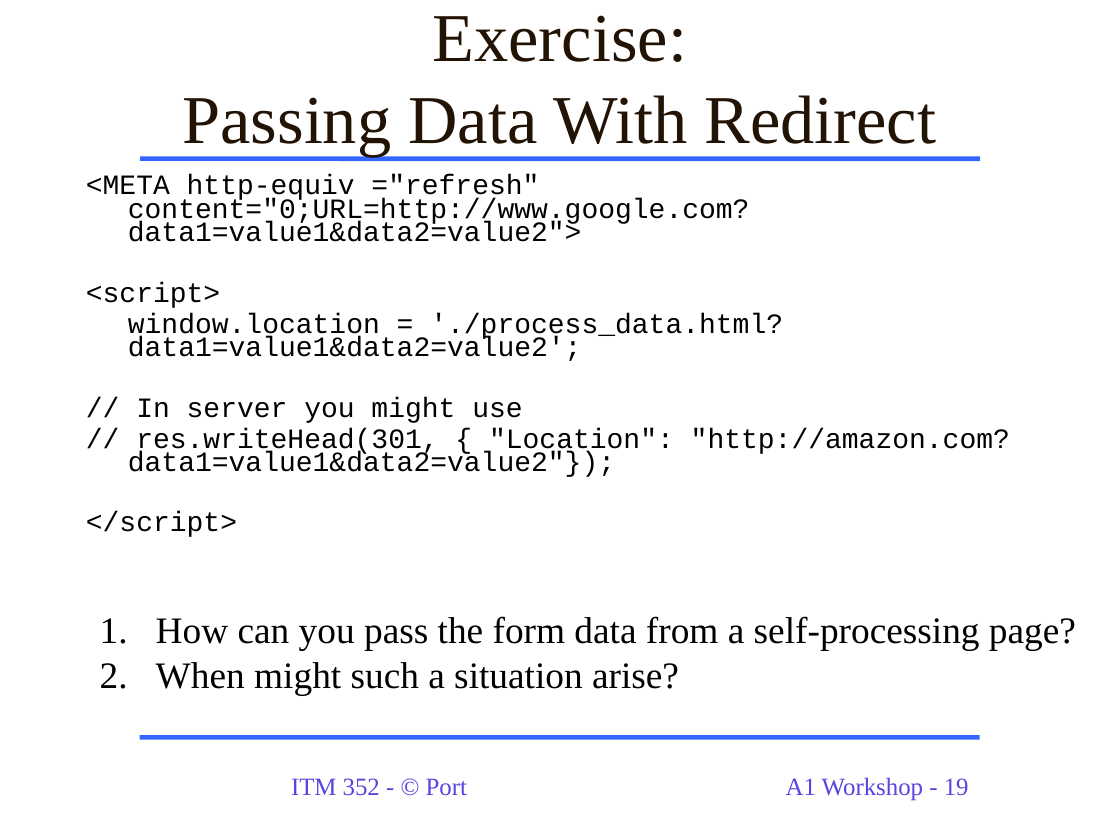
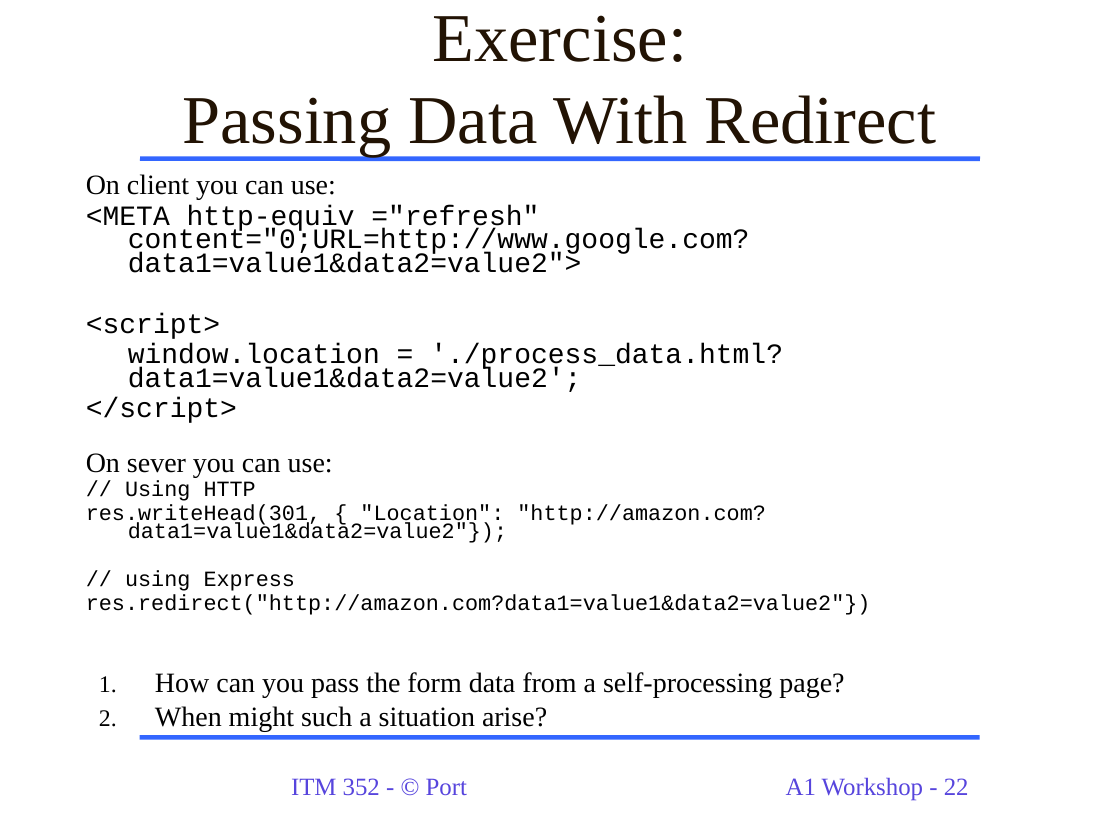
Before and after one commit to dport96/ITM352, a slide deck: slide 22 of morea/130.Assignment1/A1_Workshop_ITM352.ppt (slide 19 before the commit). Drawn at 1120x840 pixels with LibreOffice and Linux fonts; fonts in the diff are those of the drawing. Boxes give left, top, right and bottom in pixels: in the first picture for what was removed or moved away, otherwise in the second. Text is boxed around its words. In the diff, an @@ line names an element or a change of style, - is before the commit and + after.

```diff
--- a/morea/130.Assignment1/A1_Workshop_ITM352.ppt
+++ b/morea/130.Assignment1/A1_Workshop_ITM352.ppt
@@ text at [86, 174, 336, 200]: paragraph added @@
+On client you can use:
@@ text at [86, 398, 237, 423]: more space between paragraphs @@
@@ text at [128, 398, 1010, 477]: paragraphs removed @@
-// In server you might use
-// res.writeHead(301, { "Location": "http://amazon.com?data1=value1&data2=value2"});
@@ text at [86, 453, 871, 615]: paragraphs added @@
+On sever you can use:
+// Using HTTP
+res.writeHead(301, { "Location": "http://amazon.com?data1=value1&data2=value2"});
+// using Express
+res.redirect("http://amazon.com?data1=value1&data2=value2"})
@@ text "How can you pass the ...": place and size @@
-text "How can you pass the ..." at [156, 616, 1076, 695]
+text "How can you pass the ..." at [155, 672, 844, 731]
@@ text "How can you pass the ..." at [155, 672, 844, 731]: size 24 to 18 pt @@
@@ page number at [786, 777, 969, 801]: text changed @@
-A1 Workshop - 19
+A1 Workshop - 22
```
Also in this commit, not shown: 7 other slides changed, 5 slides added, 2 slides removed, 2 other files.
